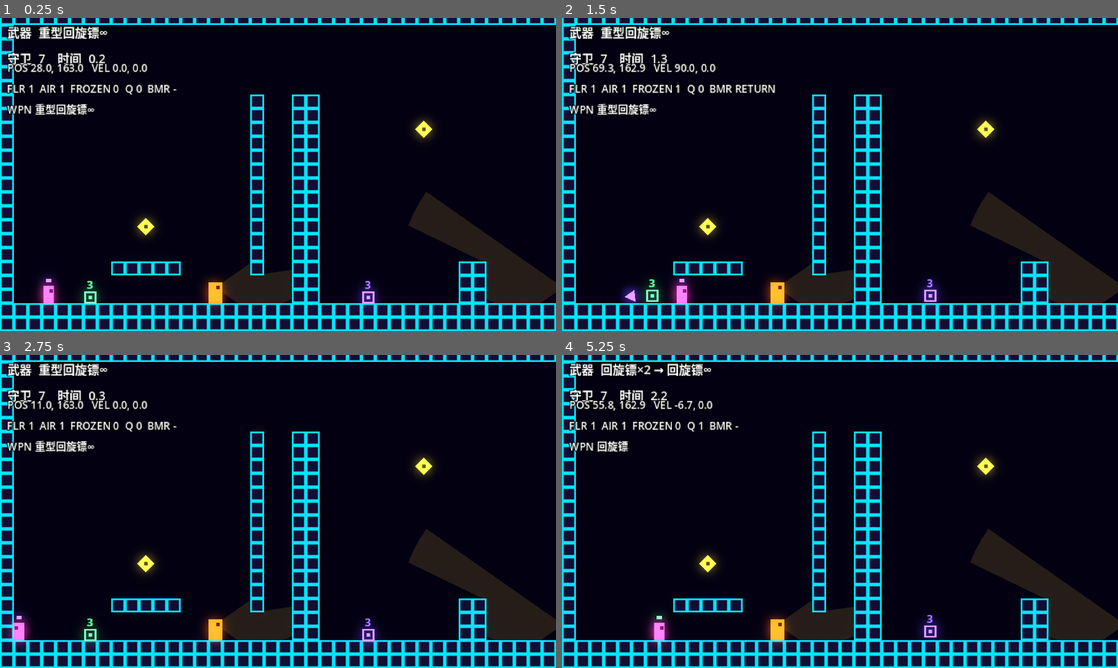
Above: before the commit, frames 1-4 (two rows, left to right).
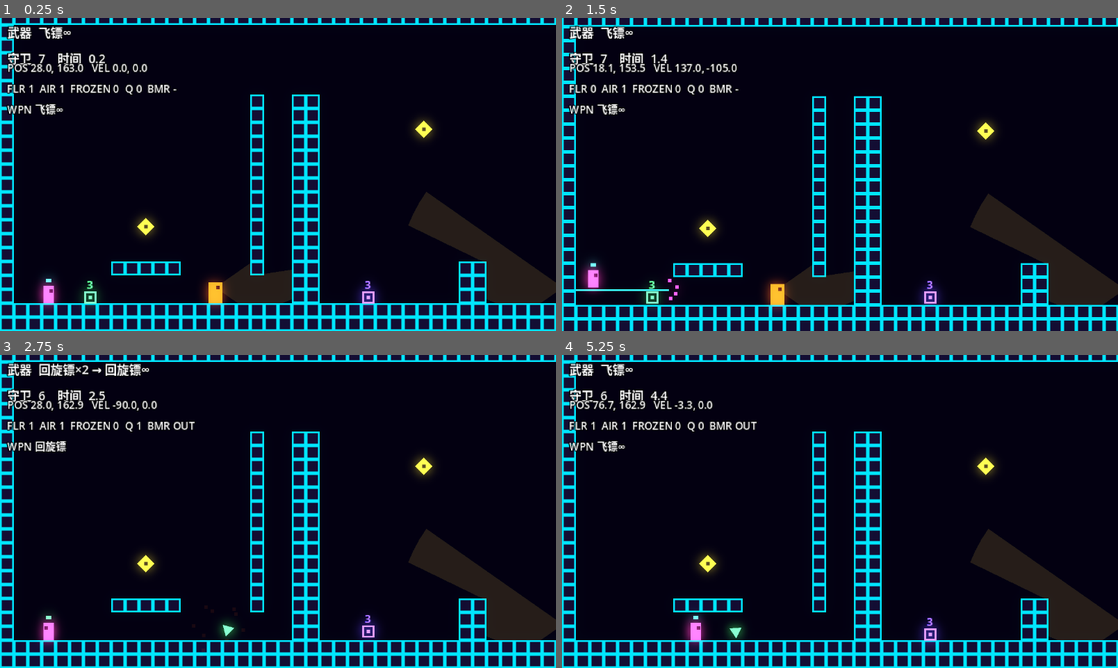
Above: after the commit, the same moments.

Repository: OneLazer/extreme-infiltration
Game: Godot game, scene res://levels/level_01.tscn
Same seed, same stepped clock (60 frames per second), same inputs: the game is played once before the commit and once after it.
Inputs:
- Up to frame 1 (0.25 s): no input
- Up to frame 2 (1.5 s): hold D (move_right) from 0.53 s (still down); tap Down (aim_down) at 0.6 s; tap Space (jump) at 0.77 s; tap Left (aim_left) at 1.35 s
- Up to frame 3 (2.75 s): tap Space (jump) at 1.52 s; release D (move_right) at 2.03 s; hold A (move_left) from 2.03 s (still down); tap Right (aim_right) at 2.1 s
- Up to frame 4 (5.25 s): release A (move_left) at 2.78 s; hold D (move_right) 2.78-4.28 s; tap Up (aim_up) at 2.85 s; tap Space (jump) at 3.02, 3.77, 4.52 s; tap Down (aim_down) at 3.6 s; hold A (move_left) 4.28-5.03 s; tap Left (aim_left) at 4.35 s; hold D (move_right) from 5.03 s (still down); tap Right (aim_right) at 5.1 s

The runs differ from the first frame. In frame 1, 0.7% of the frame differs, in the area x 3-20%, y 2-85%; in frame 2, 8.4%, in the area x 0-100%, y 1-100%; in frame 3, 3.7%; in frame 4, 3.3%.

Commit message:
守卫改为硬锁定视野；提高飞镖收尾速度
- ground_guard：发现后硬锁定，进掩体才脱锁；锁定后扇形转向玩家并收束成瞄准线
- weapon_defs：飞镖撞墙 / 撞地收尾速度从 40~50 提到 150
- level_01：移除调试用的初始武器覆盖

Diff:
--- a/levels/level_01.tscn
+++ b/levels/level_01.tscn
@@ -70,4 +70,3 @@
 
 [node name="DebugOverlay" type="Node" parent="." unique_id=1745182913]
 script = ExtResource("13_dbg0")
-initial_weapon = 2
--- a/scripts/enemies/ground_guard.gd
+++ b/scripts/enemies/ground_guard.gd
@@ -1,20 +1,37 @@
 extends Guard
-## 普通守卫：站立不动，面朝 facing 方向。玩家进入视野扇形且无墙遮挡时
-## 开始倒计时，倒计时结束击杀玩家。
+## 普通守卫：站立不动，面朝 facing 方向。
+## 玩家进入视野扇形且视线无遮挡即硬锁定：锁定后不再看距离和角度，只按视线判断，
+## 躲进掩体（视线被墙挡住）才脱锁，脱锁后倒计时清零。
+## 视野扇形只是视觉表现：锁定后中心平滑转向玩家、半角收束成一条线（只留红色瞄准线）、
+## 长度一路伸到墙边（等效无限长，实际由墙体裁切），真正的发现判定仍用基础扇形。
 
 @export_enum("左:-1", "右:1") var facing := 1
 @export var view_range := 96.0          ## 视野距离（px），12 图格
 @export var view_half_angle := 35.0     ## 视野半角（度）
-@export var alert_time := 3.0           ## 发现后到开枪的时间
-@export var reset_when_lost := true     ## 丢失视野时重置倒计时；false = 一旦发现就持续倒数
+@export var alert_time := 1.0           ## 锁定后到开枪的时间
+
+@export_group("锁定视觉")
+@export var focus_half_angle := 0.0     ## 锁定后收窄到的视觉半角（度）；0 = 完全收成一条线，只留瞄准线
+@export var lock_range := 8192.0        ## 锁定后的视觉长度（px）：远大于关卡尺寸，即无限长，实际由墙裁切
+@export var focus_speed := 9.0          ## 半角收窄 / 长度伸长的过渡速度
+@export var turn_speed := 12.0          ## 扇形中心转向玩家的速度
 
 const EYE := Vector2(0, -3)
 const CONE_RAYS := 16
 
 var _cone := PackedVector2Array()
+var _aim_end := EYE          # 中心瞄准线的落点（本地坐标）
 
-var _alert_left := -1.0     # <0 表示未发现
+var _locked := false         # 真锁定：发现后一直追到玩家进掩体
+var _alert_left := -1.0      # <0 表示未锁定
 var _shot_flash := 0.0
+var _focus := 0.0            # 视觉收束程度 0..1
+var _aim_angle := 0.0        # 扇形中心当前朝向（弧度）
+
+
+func _ready() -> void:
+	super()
+	_aim_angle = Vector2(facing, 0).angle()
 
 
 func _physics_process(delta: float) -> void:
@@ -22,59 +39,110 @@
 		return
 	var p := Game.player
 	if p == null or p.dead:
+		_locked = false
 		_alert_left = -1.0
+		_shot_flash = maxf(_shot_flash - delta, 0.0)
+		_update_vision(delta, null)
 		queue_redraw()
 		return
-	var sees := _can_see(p)
-	if sees and _alert_left < 0.0:
-		_alert_left = alert_time
-	elif not sees and reset_when_lost:
-		_alert_left = -1.0
-	if _alert_left >= 0.0:
+
+	# 发现：视线无遮挡 + 落在基础扇形内；锁定后只看视线，进掩体才脱锁
+	var los := _has_los(p)
+	if _locked:
+		if not los:
+			_locked = false
+	elif los and _in_cone(p):
+		_locked = true
+
+	if _locked:
+		if _alert_left < 0.0:
+			_alert_left = alert_time
 		_alert_left -= delta
 		if _alert_left <= 0.0:
 			_alert_left = -1.0
+			_locked = false
 			_shot_flash = 0.2
 			Fx.trace(get_parent(), global_position + EYE, p.global_position, Palette.ALERT)
 			p.die()
+	else:
+		_alert_left = -1.0
 	_shot_flash = maxf(_shot_flash - delta, 0.0)
+	_update_vision(delta, p)
+	queue_redraw()
+
+
+## 视觉更新：锁定后扇形中心转向玩家，同时收成一条线并伸长（纯表现，不参与判定）
+func _update_vision(delta: float, p: Player) -> void:
+	var k_turn := 1.0 - exp(-turn_speed * delta)
+	var k_focus := 1.0 - exp(-focus_speed * delta)
+	var target_angle := Vector2(facing, 0).angle()
+	if _locked and p != null:
+		var to := p.global_position - (global_position + EYE)
+		if to.length_squared() > 0.0001:
+			target_angle = to.angle()
+	_aim_angle = lerp_angle(_aim_angle, target_angle, k_turn)
+	var focus_target := 1.0 if _locked else 0.0
+	_focus = lerpf(_focus, focus_target, k_focus)
+	if absf(_focus - focus_target) < 0.001:
+		_focus = focus_target      # 收尾吸附，锁定后严格收到 0 度
 	_update_cone()
-	queue_redraw()
 
 
 ## 用一圈射线求出被墙挡住后的可见扇形，仅用于显示
 func _update_cone() -> void:
+	var half := deg_to_rad(lerpf(view_half_angle, focus_half_angle, _focus))
+	# 半角小于约 0.1°（屏幕上不足 1px）时当作已经完全收束，不画扇形
+	if half < 0.002:
+		half = 0.0
+	# 长度用几何插值（从 view_range 倍增到 lock_range）：跨度极大时，
+	# 屏幕上看起来才是持续伸长，而不是一帧就甩出画面
+	var base := maxf(view_range, 1.0)
+	var length := base * pow(lock_range / base, _focus)
 	var space := get_world_2d().direct_space_state
 	var eye := global_position + EYE
-	_cone = PackedVector2Array([EYE])
-	for i in CONE_RAYS + 1:
-		var a := deg_to_rad(lerpf(-view_half_angle, view_half_angle, float(i) / CONE_RAYS))
-		var to := eye + Vector2(facing, 0).rotated(a) * view_range
-		var r := space.intersect_ray(PhysicsRayQueryParameters2D.create(eye, to, Game.LAYER_WORLD))
-		_cone.append((r.position if not r.is_empty() else to) - global_position)
+	_cone = PackedVector2Array()
+	# 收束成一条线（半角 0）时不再画扇形，只留下面的瞄准线；顺便省掉一圈射线
+	if half > 0.0:
+		_cone.append(EYE)
+		for i in CONE_RAYS + 1:
+			var a := lerpf(-half, half, float(i) / CONE_RAYS)
+			var to := eye + Vector2.from_angle(_aim_angle + a) * length
+			var r := space.intersect_ray(PhysicsRayQueryParameters2D.create(eye, to, Game.LAYER_WORLD))
+			_cone.append((r.position if not r.is_empty() else to) - global_position)
+	# 中心瞄准线：同样按墙裁切，锁定时画一条淡线提示已经被盯上
+	var center_to := eye + Vector2.from_angle(_aim_angle) * length
+	var cr := space.intersect_ray(PhysicsRayQueryParameters2D.create(eye, center_to, Game.LAYER_WORLD))
+	_aim_end = (cr.position if not cr.is_empty() else center_to) - global_position
 
 
-func _can_see(p: Player) -> bool:
-	var eye := global_position + EYE
-	var to := p.global_position - eye
+## 基础扇形判定（距离 + 角度），只在未锁定时用来发现玩家
+func _in_cone(p: Player) -> bool:
+	var to := p.global_position - (global_position + EYE)
 	if to.length() > view_range:
 		return false
-	if absf(rad_to_deg(Vector2(facing, 0).angle_to(to))) > view_half_angle:
-		return false
-	var q := PhysicsRayQueryParameters2D.create(eye, p.global_position, Game.LAYER_WORLD)
+	return absf(rad_to_deg(Vector2(facing, 0).angle_to(to))) <= view_half_angle
+
+
+## 视线是否被墙挡住（掩体）
+func _has_los(p: Player) -> bool:
+	var q := PhysicsRayQueryParameters2D.create(global_position + EYE, p.global_position, Game.LAYER_WORLD)
 	return get_world_2d().direct_space_state.intersect_ray(q).is_empty()
 
 
 func _draw() -> void:
-	var alerted := _alert_left >= 0.0
 	# 视野扇形（被墙体裁切，_physics_process 中计算）
 	if _cone.size() >= 3:
-		draw_colored_polygon(_cone, Palette.VISION_ALERT if alerted else Palette.VISION)
+		draw_colored_polygon(_cone, Palette.VISION_ALERT if _locked else Palette.VISION)
+	# 锁定时的瞄准线
+	if _locked and _focus > 0.02:
+		var sight := Palette.ALERT
+		sight.a = 0.4 * _focus
+		draw_line(EYE, _aim_end, sight, 1.0)
 	# 身体
-	var body_c := Palette.ALERT if (alerted or _shot_flash > 0.0) else Palette.GUARD
+	var body_c := Palette.ALERT if (_locked or _shot_flash > 0.0) else Palette.GUARD
 	draw_rect(Rect2(-4, -6, 8, 12), body_c)
 	draw_rect(Rect2(facing * 1.5 - 1, -4, 2, 2), Color(0.05, 0.02, 0.1))
 	# 倒计时
-	if alerted:
+	if _locked:
 		var txt := "%.1f" % maxf(_alert_left, 0.0)
 		draw_string(ThemeDB.fallback_font, Vector2(-12, -9), txt, HORIZONTAL_ALIGNMENT_CENTER, 24, 8, Palette.ALERT)
--- a/scripts/weapons/weapon_defs.gd
+++ b/scripts/weapons/weapon_defs.gd
@@ -27,9 +27,9 @@
 		"assist_tiles": 2.0,       # 宽容判定带宽（图格）
 		"assist_tiles_diagonal": 4.0,   # 斜向射击的带宽（图格）
 		"keep_velocity": false,    # 瞬移后是否保留原速度
-		"bounce_wall_x": 50.0,     # 撞竖直墙：反向 X 速度
-		"bounce_wall_up": 40.0,    # 撞竖直墙：向上 Y 速度
-		"bounce_floor_up": 40.0,   # 撞地板：向上 Y 速度
+		"bounce_wall_x": 150.0,     # 撞竖直墙：反向 X 速度
+		"bounce_wall_up": 150.0,    # 撞竖直墙：向上 Y 速度
+		"bounce_floor_up": 150.0,   # 撞地板：向上 Y 速度
 		"shake": 2.0, "shake_time": 0.12,
 	},
 	Type.BOOMERANG: {
